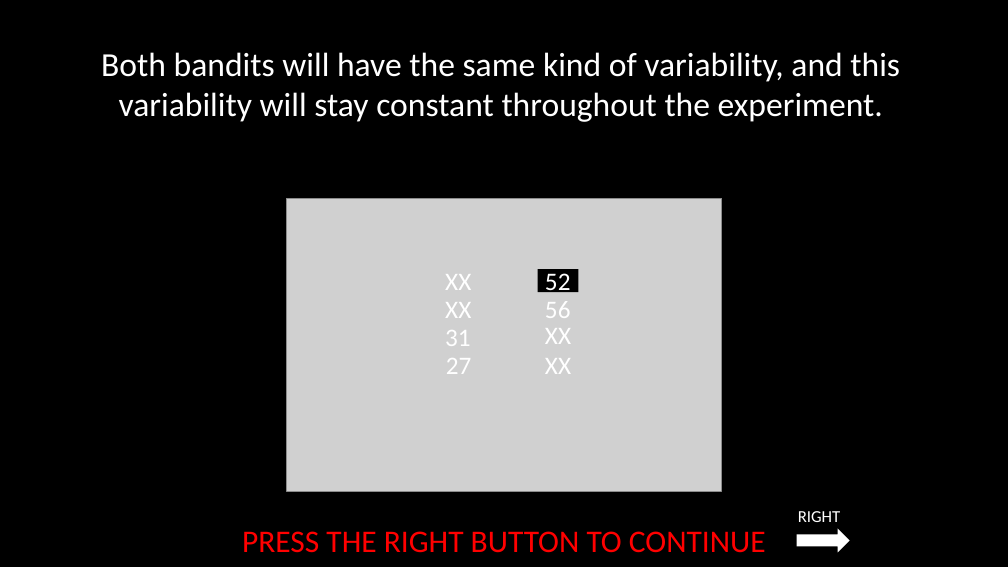
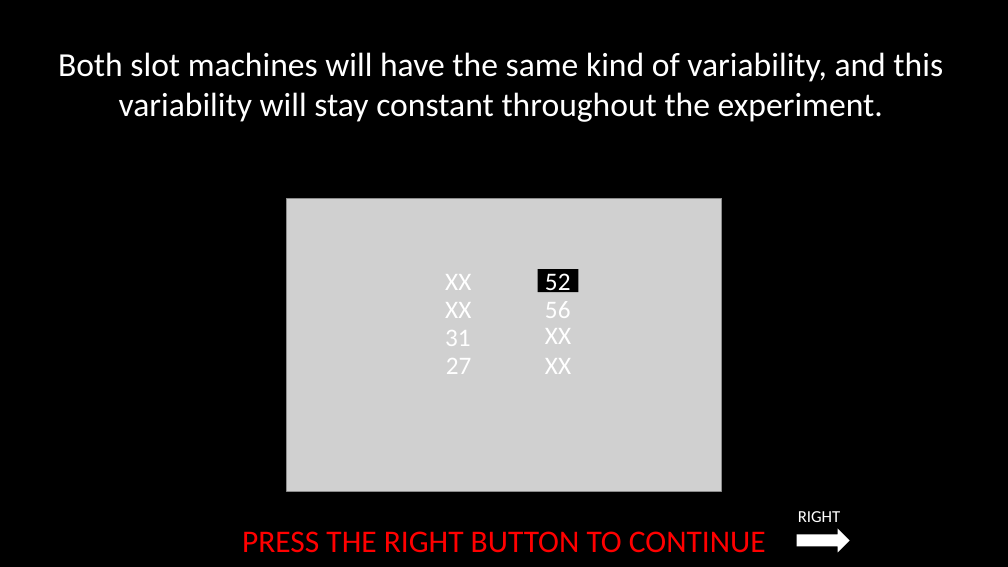
Before and after one commit to laureate-institute-for-brain-research/StimToolOnline, a slide deck: slide 12 of public/js/tasks/horizon/media/horizonInstructions.pptx. Drawn at 1008x567 pixels with LibreOffice and Linux fonts; fonts in the diff are those of the drawing; grey boxes stand for pictures. Boxes give left, top, right and bottom in pixels: in the first picture for what was removed or moved away, otherwise in the second. Text is boxed around its words. In the diff, an @@ line names an element or a change of style, - is before the commit and + after.

```diff
--- a/public/js/tasks/horizon/media/horizonInstructions.pptx
+++ b/public/js/tasks/horizon/media/horizonInstructions.pptx
@@ text at (x1=58, y1=52, x2=943, y2=122): text changed @@
-Both bandits will have the same kind of variability, and this variability will stay constant throughout the experiment.
+Both slot machines will have the same kind of variability, and this variability will stay constant throughout the experiment.
```
Also in this commit, not shown: 14 other slides changed, 4 other files.
